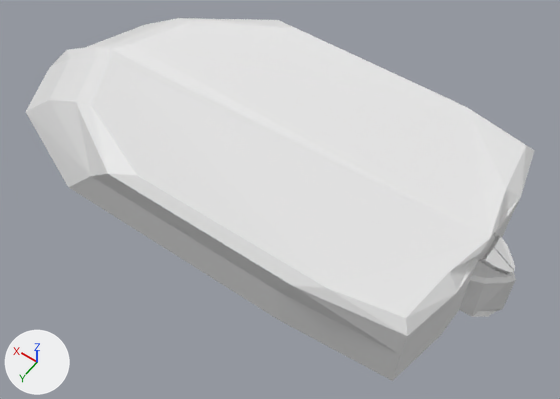
One commit to the Blender file public/assets/boat.blend: the scene before it, then after it.
Before and after are seen from a 50 mm lens placed at (-5.04, 5.79, 8.06), pointed at (-0.94, 0.05, -0.96). Arrows for +X, +Y and +Z are at lower left; the lights stay in place.
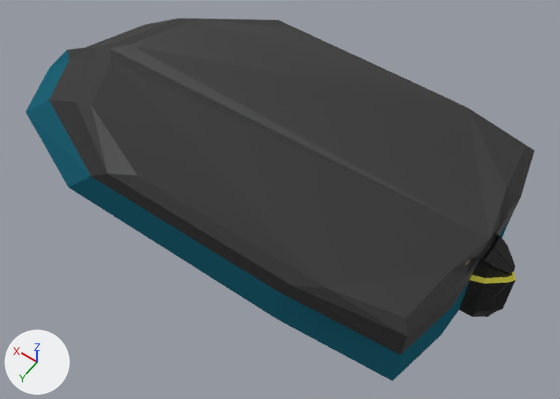
What the commit changed:
Material 'InteriorWhite' (mat_interiorwhite) is new.
Its base color is (0.448, 0.448, 0.448) (grey #b3b3b3).
Material 'Base' (mat_base) is new.
Its base color is (0.0152, 0.127, 0.184) (dark cyan #216477).
Material 'MotorMain' (mat_motormain) is new.
Its base color is (0.0, 0.0, 0.0) (black #000000).
Material 'Wood' (mat_wood) is new.
Its base color is (0.491, 0.262, 0.125) (orange #ba8c63).
Material 'InteriorGrey' (mat_interiorgrey) is new.
Its base color is (0.0237, 0.0237, 0.0237) (black #2b2b2b).
Material 'YellowStripe' (mat_yellowstripe) is new.
Its base color is (0.8, 0.744, 0.0442) (yellow #e7e03b).
me_cube has 225 vertices, 193 faces, 4 loose edges and spans x -4.43..3.9, y -1.87..0.0, z -1.8..0.55.
me_cube is used by ob_cube; location (0.0, 0.0, 0.0).
me_cube part 1: 23 of the faces centred in x 0.85..3.84, y -1.44..0.0, z -1.15..-0.41 switch from mat_material (white #e7e7e7) to mat_base (dark cyan #216477).
me_cube part 2: 14 of the faces centred in x -4.25..-2.93, y -1.75..-0.11, z -0.71..0.35 switch from mat_material (white #e7e7e7) to mat_base (dark cyan #216477).
me_cube part 3: 13 of the faces centred in x -1.43..0.57, y -1.82..-0.02, z -1.27..-0.36 switch from mat_material (white #e7e7e7) to mat_base (dark cyan #216477).
me_cube part 4: all 3 faces centred in x -4.37..-4.05, y -0.27..-0.04, z 0.01 switch from mat_material (white #e7e7e7) to mat_yellowstripe (yellow #e7e03b).
me_cube part 5: 19 of the faces centred in x -4.36..-3.8, y -0.32..-0.03, z -0.82..0.27 switch from mat_material (white #e7e7e7) to mat_motormain (black #000000).
me_cube part 6: 24 of the faces centred in x -4.34..-2.18, y -1.76..-0.03, z -0.03..0.48 switch from mat_material (white #e7e7e7) to mat_interiorgrey (black #2a2a2a).
me_cube part 7: 14 of the faces centred in x 0.96..3.58, y -1.47..-0.01, z -1.12..0.43 switch from mat_material (white #e7e7e7) to mat_interiorgrey (black #2a2a2a).
me_cube part 8: 3 of the faces centred in x -1.17..-0.75, y -1.84..-0.69, z 0.2..0.48 switch from mat_material (white #e7e7e7) to mat_interiorgrey (black #2a2a2a).
me_cube now uses material mat_interiorwhite (grey #b3b3b3).
me_cube now uses material mat_wood (orange #ba8c63).

Location of each change, [x1, y1, x2, y2] in pixels of the pictures (560 x 399 px):
part 1 of me_cube, recoloured (grey to cyan)
    both: [26, 50, 90, 187]
part 2 of me_cube, recoloured (grey to cyan)
    both: [278, 220, 510, 381]
part 3 of me_cube, recoloured (grey to cyan)
    both: [69, 176, 278, 319]
part 4 of me_cube, recoloured (grey to yellow)
    both: [470, 271, 516, 284]
part 5 of me_cube, recoloured (grey to black)
    both: [459, 236, 515, 317]
part 6 of me_cube, recoloured (grey to black)
    both: [278, 114, 535, 355]
part 7 of me_cube, recoloured (white to black)
    both: [49, 18, 295, 176]
part 8 of me_cube, recoloured (white to black)
    both: [91, 20, 526, 318]
